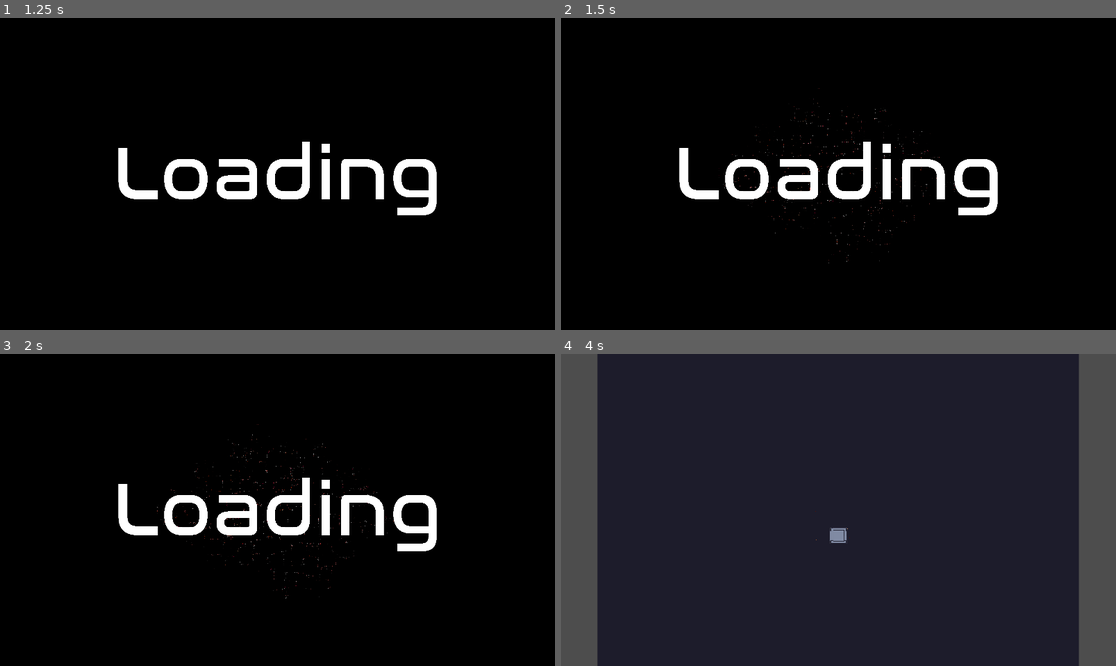
Above: before the commit, frames 1-4 (two rows, left to right).
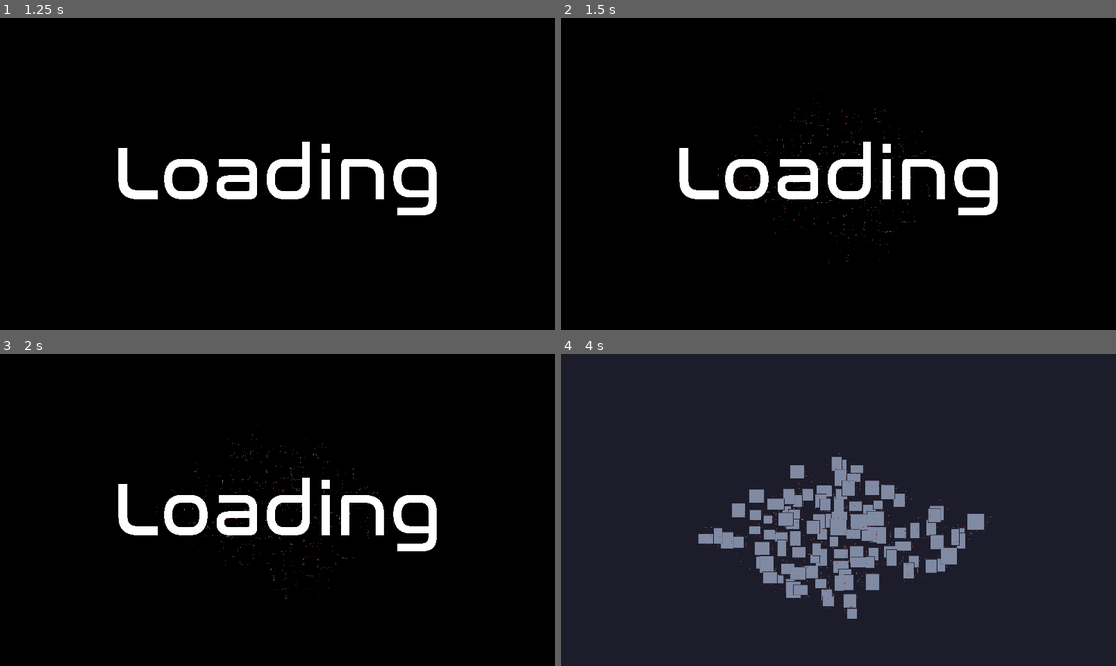
Above: after the commit, the same moments.

Repository: THenriques02/QuantumLoop
Game: Godot game, scene res://Scenes/UI/main_menu.tscn
Same seed, same stepped clock (60 frames per second), same inputs: the game is played once before the commit and once after it.
Inputs (mouse positions are in pixels of both pictures, inside the frame that each line leads up to):
- Up to frame 1 (1.25 s): click "Start Game" at 0.5 s
- Up to frame 2 (1.5 s): tap Enter (ui_accept) at 1.25 s; move the mouse to (960, 158) at 1.27 s; hold D (right) from 1.28 s (still down); hold Enter (ui_accept) from 1.28 s (still down); click (960, 158) at 1.42 s
- Up to frame 3 (2 s): keep holding D (right); keep holding Enter (ui_accept)
- Up to frame 4 (4 s): move the mouse to (727, 525) at 2.02 s; release D (right) at 2.03 s; release Enter (ui_accept) at 2.03 s; hold S (down) 2.03-2.78 s; click (727, 525) at 2.1 s; tap Enter (ui_accept) at 2.27, 2.3, 2.57, 3.77, 3.8 s; move the mouse to (894, 441) at 2.77 s; hold D (right) 2.78-3.53 s; hold Enter (ui_accept) 2.78-3.53 s; move the mouse to (810, 572) at 3.52 s; hold Up (ui_up) from 3.53 s (still down); click (810, 572) at 3.6 s

Frame 1 is identical in both runs. In frame 2, 0.1% of the frame differs, in the area x 28-71%, y 32-76%; in frame 3, 0.1%; in frame 4, 21%, in the area x 0-100%, y 0-100%.
Error before the commit: Invalid access to property or key 'position' on a base object of type 'Nil'. (res://Scripts/Main/main.gd:87)
Error after the commit: Invalid access to property or key 'position' on a base object of type 'Nil'. (res://Scripts/Main/main.gd:88)

Commit message:
added loot to objects

Diff:
--- /dev/null
+++ b/Scenes/Loot/health_potion.tscn
@@ -0,0 +1,19 @@
+[gd_scene load_steps=3 format=3 uid="uid://0qw2wdlay075"]
+
+[ext_resource type="Texture2D" uid="uid://eb2cwt4uoqhm" path="res://Assets/Loot/health_potion.png" id="1_8tn45"]
+
+[sub_resource type="CircleShape2D" id="CircleShape2D_u07xb"]
+radius = 6.0
+
+[node name="healt_potion" type="CharacterBody2D"]
+collision_layer = 4
+
+[node name="Sprite2D" type="Sprite2D" parent="."]
+position = Vector2(-1.19209e-07, -8)
+scale = Vector2(0.631579, 0.615385)
+texture = ExtResource("1_8tn45")
+
+[node name="CollisionShape2D" type="CollisionShape2D" parent="."]
+position = Vector2(0, -6)
+rotation = 1.5708
+shape = SubResource("CircleShape2D_u07xb")
--- a/Scripts/Main/main.gd
+++ b/Scripts/Main/main.gd
@@ -8,6 +8,7 @@
 var Slime = preload("res://Scenes/Enemies/slime.tscn")
 var Knight = preload("res://Scenes/Enemies/knight.tscn")
 var Chest = preload("res://Scenes/Dungeon/chest.tscn")
+var Health = preload("res://Scenes/Loot/health_potion.tscn")
 
 @onready var walls_floor_map = $Walls_Floor
 
@@ -149,11 +150,14 @@
 			var num_objects = randi_range(1, 5)
 			for i in range(num_objects):
 				var object = Chest.instantiate()
+				var loot = Health.instantiate()
 				var half_w = room.size.x / 2 - tile_size
 				var half_h = room.size.y / 2 - tile_size
 				var rx = room.position.x + randf_range(-half_w, half_w)
 				var ry = room.position.y + randf_range(-half_h, half_h)
+				loot.position = Vector2(rx, ry)
 				object.position = Vector2(rx, ry)
+				$Objects.add_child(loot)
 				$Objects.add_child(object)
 
 func make_rooms():
Binary file added: Assets/Loot/health_potion.png
Not shown, added: Assets/Loot/health_potion.png.import
